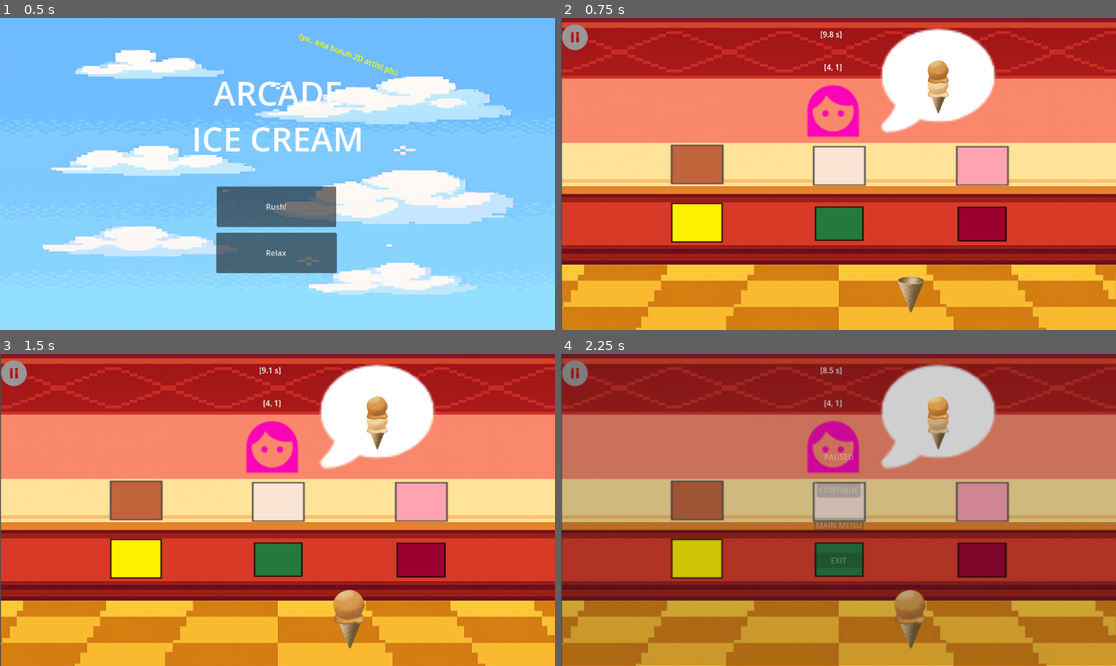
Above: before the commit, frames 1-4 (two rows, left to right).
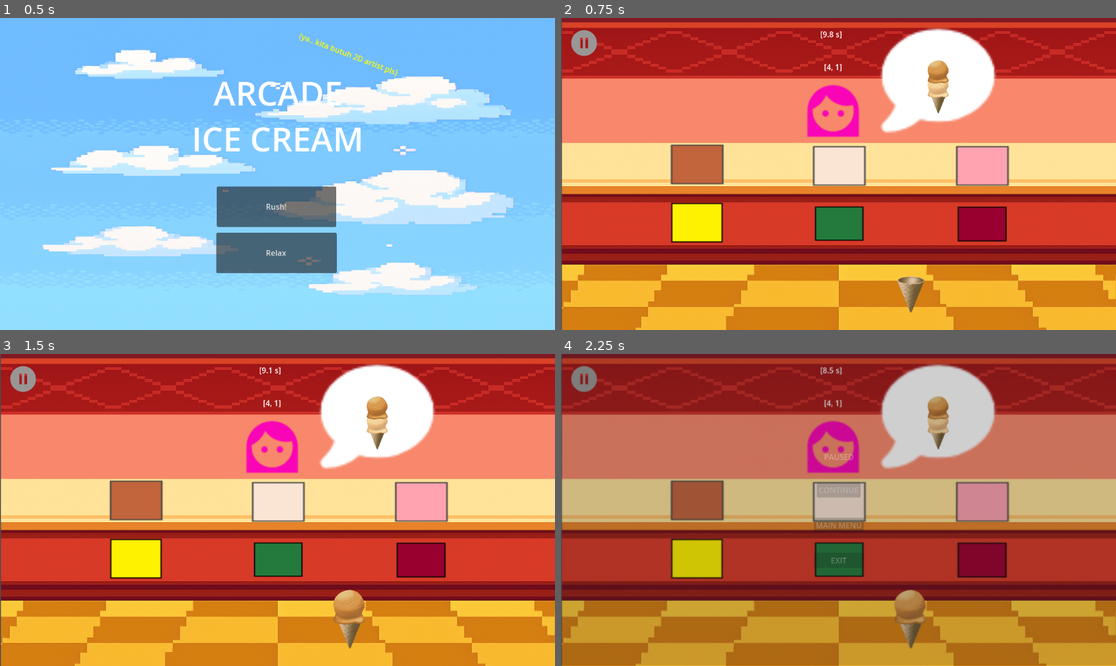
Above: after the commit, the same moments.

Repository: adamsutan/ice_cream_arcade
Game: Godot game, scene res://main_menu.tscn
Same seed, same stepped clock (60 frames per second), same inputs: the game is played once before the commit and once after it.
Inputs (mouse positions are in pixels of both pictures, inside the frame that each line leads up to; where the layout moved, square brackets give the same spot in the first picture):
- Up to frame 1 (0.5 s): no input
- Up to frame 2 (0.75 s): click "Rush!" at 0.5 s
- Up to frame 3 (1.5 s): click (133, 500) at 1.25 s
- Up to frame 4 (2.25 s): click (583, 378) [577, 372] at 2 s

Frame 1 is identical in both runs. In frame 2, 0.4% of the frame differs, in the area x 0-7%, y 2-13%; in frame 3, 0.4%; in frame 4, 0.6%, in the area x 0-70%, y 2-21%.

Commit message:
fixed pause menu, randomize shuffle_tray_position() call with randi_range()

Diff:
--- a/game.gd
+++ b/game.gd
@@ -20,7 +20,6 @@
 
 # pause variable (for editing kalau mau)
 var PauseMenu = preload("res://pause_menu.tscn")
-var pause_instance = null
 
 # Path (relative to this node) to the node that should contain order scoops.
 # Sesuaikan kalau struktur scene root-mu beda. Default sesuai screenshotmu.
@@ -133,7 +132,7 @@
 
 	clear_order_bubble()
 
-	if order_served >= 10:
+	if order_served >= randi_range(1, 10):
 		shuffle_tray_positions()
 
 	generate_order()
@@ -228,9 +227,6 @@
 		# posisi relatif terhadap container; letakkan agar tumpukan terlihat di atas cone
 		# index 0 -> scoop paling bawah, jadi pos Y = spacing * i
 		ordered_scoops_texture.position = Vector2(0, order_scoop_spacing * i)
-		# atur z_index supaya scoops yang lebih atas digambar di atas
-		if ordered_scoops_texture is Node2D:
-			ordered_scoops_texture.z_index = i
 		container.add_child(ordered_scoops_texture)
 		#ini nambahin scoop terus terusan pokoknya aowkwkwkwk
 		#sumpahh ini function ribet batt anjirrr
@@ -255,6 +251,9 @@
 		get_tree().change_scene_to_file("res://game_over.tscn")
 
 # ------------------------------------------------- Tempat scoop2 (boring) --------------------------------#
+func _on_chocolate_pressed() -> void:
+	add_scoop_by_code(1)
+	serve.append(1)
 
 func _on_vanilla_pressed() -> void:
 	add_scoop_by_code(2)
@@ -264,10 +263,6 @@
 	add_scoop_by_code(3)
 	serve.append(3)
 
-func _on_chocolate_pressed() -> void:
-	add_scoop_by_code(1)
-	serve.append(1)
-
 func _on_red_velvet_pressed() -> void:
 	add_scoop_by_code(6)
 	serve.append(6)
@@ -281,8 +276,7 @@
 	serve.append(4)
 
 func _on_pause_pressed() -> void:
-	print("pause is pressed")
-	if pause_instance == null or not pause_instance.is_inside_tree():
-		pause_instance = PauseMenu.instantiate()
-		get_tree().root.add_child(pause_instance)
-		pause_instance.pause()
+	if Global.pause_instance == null:
+		Global.pause_instance = PauseMenu.instantiate()
+		get_tree().root.add_child(Global.pause_instance)
+		Global.pause_instance.pause()
--- a/game.tscn
+++ b/game.tscn
@@ -125,17 +125,20 @@
 wait_time = 10.0
 autostart = true
 
-[node name="pause" type="TextureButton" parent="."]
-offset_left = -1.0
-offset_top = 8.0
-offset_right = 63.0
-offset_bottom = 72.0
+[node name="PauseButton" type="TextureButton" parent="."]
+offset_left = 18.0
+offset_top = 20.0
+offset_right = 82.0
+offset_bottom = 84.0
 texture_normal = ExtResource("11_mfdv2")
 
 [node name="CanvasLayer" type="CanvasLayer" parent="."]
 follow_viewport_enabled = true
 
 [node name="Pause_menu" parent="CanvasLayer" instance=ExtResource("12_iotsf")]
+z_index = 15
+z_as_relative = false
+y_sort_enabled = true
 offset_left = 4.0
 offset_top = 1.0
 offset_right = 4.0
@@ -149,4 +152,4 @@
 [connection signal="pressed" from="Red_Velvet" to="." method="_on_red_velvet_pressed"]
 [connection signal="pressed" from="IceCreamDisplay/cone" to="." method="_on_cone_pressed"]
 [connection signal="timeout" from="Timer" to="." method="_on_timer_timeout"]
-[connection signal="pressed" from="pause" to="." method="_on_pause_pressed"]
+[connection signal="pressed" from="PauseButton" to="." method="_on_pause_pressed"]
--- a/global.gd
+++ b/global.gd
@@ -2,3 +2,4 @@
 
 #	Default difficulty klo mw ganti dibawah ini
 var difficulty = "rush"
+var pause_instance = null
--- a/main_menu.gd
+++ b/main_menu.gd
@@ -1,4 +1,8 @@
 extends Control
+
+func _ready() -> void:
+	if get_tree().paused != false:
+		get_tree().paused = false
 
 func _on_rush_pressed() -> void:
 	Global.difficulty = "rush"
--- a/pause_menu.gd
+++ b/pause_menu.gd
@@ -9,6 +9,7 @@
 	# Unpause first (notification will hide), then ensure visible = false
 	get_tree().paused = false
 	visible = false
+	Global.pause_instance = null
 
 func pause() -> void:
 	# Show UI then pause the tree (notification will call show() too)
@@ -16,28 +17,14 @@
 	$AnimationPlayer.play("blur")
 	get_tree().paused = true
 
-func testpause():
-	pass
-
-
 func _on_continue_pressed() -> void:
 	resume()
 
 func _on_main_menu_pressed() -> void:
+	visible = false
+	Global.pause_instance = null
 	get_tree().paused = false
 	get_tree().change_scene_to_file("res://main_menu.tscn")
 
 func _on_exit_pressed() -> void:
 	get_tree().quit()
-
-func _process(delta):
-	testpause()
-
-func _notification(what: int) -> void:
-	match what:
-		# When the tree is paused, show the pause UI
-		Node.NOTIFICATION_PAUSED:
-			show()
-		# When unpaused, hide it
-		Node.NOTIFICATION_UNPAUSED:
-			hide()
--- a/pause_menu.tscn
+++ b/pause_menu.tscn
@@ -6,6 +6,65 @@
 [sub_resource type="ShaderMaterial" id="ShaderMaterial_p81d2"]
 shader = ExtResource("2_05uyy")
 shader_parameter/lod = 0.0
+
+[sub_resource type="Animation" id="Animation_05uyy"]
+length = 0.001
+tracks/0/type = "value"
+tracks/0/imported = false
+tracks/0/enabled = true
+tracks/0/path = NodePath("ColorRect:material:shader_parameter/lod")
+tracks/0/interp = 1
+tracks/0/loop_wrap = true
+tracks/0/keys = {
+"times": PackedFloat32Array(0),
+"transitions": PackedFloat32Array(1),
+"update": 0,
+"values": [0.0]
+}
+tracks/1/type = "bezier"
+tracks/1/imported = false
+tracks/1/enabled = true
+tracks/1/path = NodePath("Panel:modulate:r")
+tracks/1/interp = 1
+tracks/1/loop_wrap = true
+tracks/1/keys = {
+"handle_modes": PackedInt32Array(0),
+"points": PackedFloat32Array(1, -0.15, 0, 0.15, 0),
+"times": PackedFloat32Array(0)
+}
+tracks/2/type = "bezier"
+tracks/2/imported = false
+tracks/2/enabled = true
+tracks/2/path = NodePath("Panel:modulate:g")
+tracks/2/interp = 1
+tracks/2/loop_wrap = true
+tracks/2/keys = {
+"handle_modes": PackedInt32Array(0),
+"points": PackedFloat32Array(1, -0.15, 0, 0.15, 0),
+"times": PackedFloat32Array(0)
+}
+tracks/3/type = "bezier"
+tracks/3/imported = false
+tracks/3/enabled = true
+tracks/3/path = NodePath("Panel:modulate:b")
+tracks/3/interp = 1
+tracks/3/loop_wrap = true
+tracks/3/keys = {
+"handle_modes": PackedInt32Array(0),
+"points": PackedFloat32Array(1, -0.15, 0, 0.15, 0),
+"times": PackedFloat32Array(0)
+}
+tracks/4/type = "bezier"
+tracks/4/imported = false
+tracks/4/enabled = true
+tracks/4/path = NodePath("Panel:modulate:a")
+tracks/4/interp = 1
+tracks/4/loop_wrap = true
+tracks/4/keys = {
+"handle_modes": PackedInt32Array(0),
+"points": PackedFloat32Array(0, -0.15, 0, 0.15, 0),
+"times": PackedFloat32Array(0)
+}
 
 [sub_resource type="Animation" id="Animation_nwcfo"]
 resource_name = "blur"
@@ -67,65 +126,6 @@
 "times": PackedFloat32Array(0, 0.3)
 }
 
-[sub_resource type="Animation" id="Animation_05uyy"]
-length = 0.001
-tracks/0/type = "value"
-tracks/0/imported = false
-tracks/0/enabled = true
-tracks/0/path = NodePath("ColorRect:material:shader_parameter/lod")
-tracks/0/interp = 1
-tracks/0/loop_wrap = true
-tracks/0/keys = {
-"times": PackedFloat32Array(0),
-"transitions": PackedFloat32Array(1),
-"update": 0,
-"values": [0.0]
-}
-tracks/1/type = "bezier"
-tracks/1/imported = false
-tracks/1/enabled = true
-tracks/1/path = NodePath("Panel:modulate:r")
-tracks/1/interp = 1
-tracks/1/loop_wrap = true
-tracks/1/keys = {
-"handle_modes": PackedInt32Array(0),
-"points": PackedFloat32Array(1, -0.15, 0, 0.15, 0),
-"times": PackedFloat32Array(0)
-}
-tracks/2/type = "bezier"
-tracks/2/imported = false
-tracks/2/enabled = true
-tracks/2/path = NodePath("Panel:modulate:g")
-tracks/2/interp = 1
-tracks/2/loop_wrap = true
-tracks/2/keys = {
-"handle_modes": PackedInt32Array(0),
-"points": PackedFloat32Array(1, -0.15, 0, 0.15, 0),
-"times": PackedFloat32Array(0)
-}
-tracks/3/type = "bezier"
-tracks/3/imported = false
-tracks/3/enabled = true
-tracks/3/path = NodePath("Panel:modulate:b")
-tracks/3/interp = 1
-tracks/3/loop_wrap = true
-tracks/3/keys = {
-"handle_modes": PackedInt32Array(0),
-"points": PackedFloat32Array(1, -0.15, 0, 0.15, 0),
-"times": PackedFloat32Array(0)
-}
-tracks/4/type = "bezier"
-tracks/4/imported = false
-tracks/4/enabled = true
-tracks/4/path = NodePath("Panel:modulate:a")
-tracks/4/interp = 1
-tracks/4/loop_wrap = true
-tracks/4/keys = {
-"handle_modes": PackedInt32Array(0),
-"points": PackedFloat32Array(0, -0.15, 0, 0.15, 0),
-"times": PackedFloat32Array(0)
-}
-
 [sub_resource type="AnimationLibrary" id="AnimationLibrary_p81d2"]
 _data = {
 &"RESET": SubResource("Animation_05uyy"),
